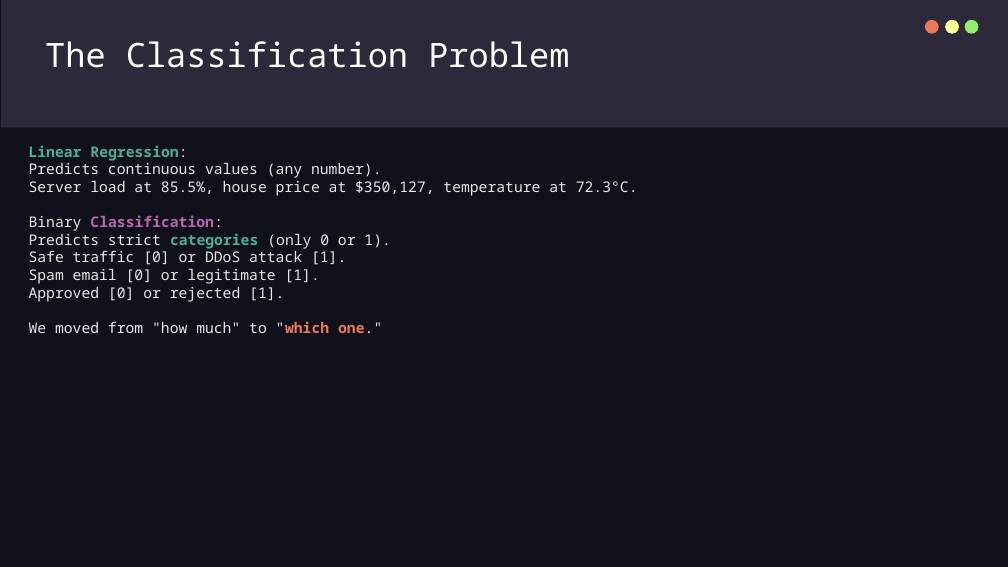
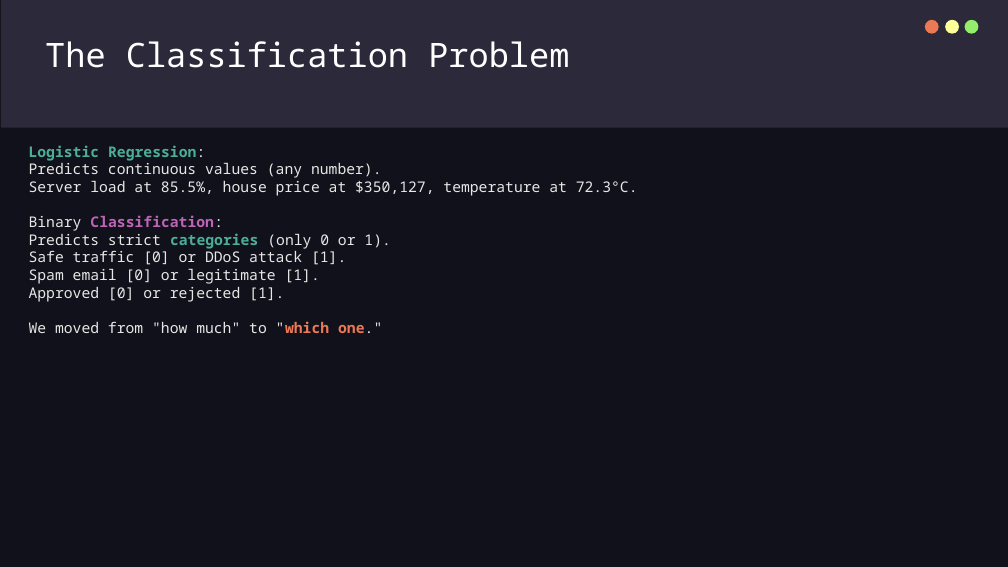
Before and after one commit to Babarparacha/devcastle, a slide deck: slide 4 of day_23/day_23.pptx. Drawn at 1008x567 pixels with LibreOffice and Linux fonts; fonts in the diff are those of the drawing. Boxes give left, top, right and bottom in pixels: in the first picture for what was removed or moved away, otherwise in the second. Text is boxed around its words. In the diff, an @@ line names an element or a change of style, - is before the commit and + after.

```diff
--- a/day_23/day_23.pptx
+++ b/day_23/day_23.pptx
@@ text at bbox=[29, 145, 205, 161]: text changed @@
-Linear Regression:
+Logistic Regression:
```
Also in this commit, not shown: 1 other slide changed, 25 other files.
